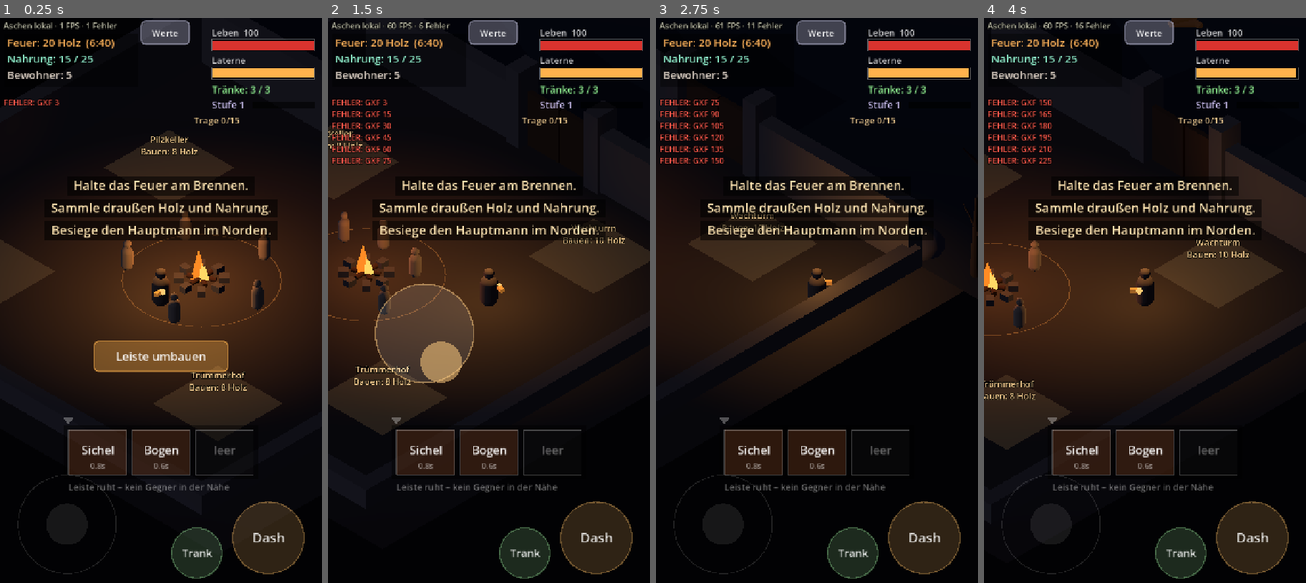
Above: before the commit, frames 1-4 (left to right).
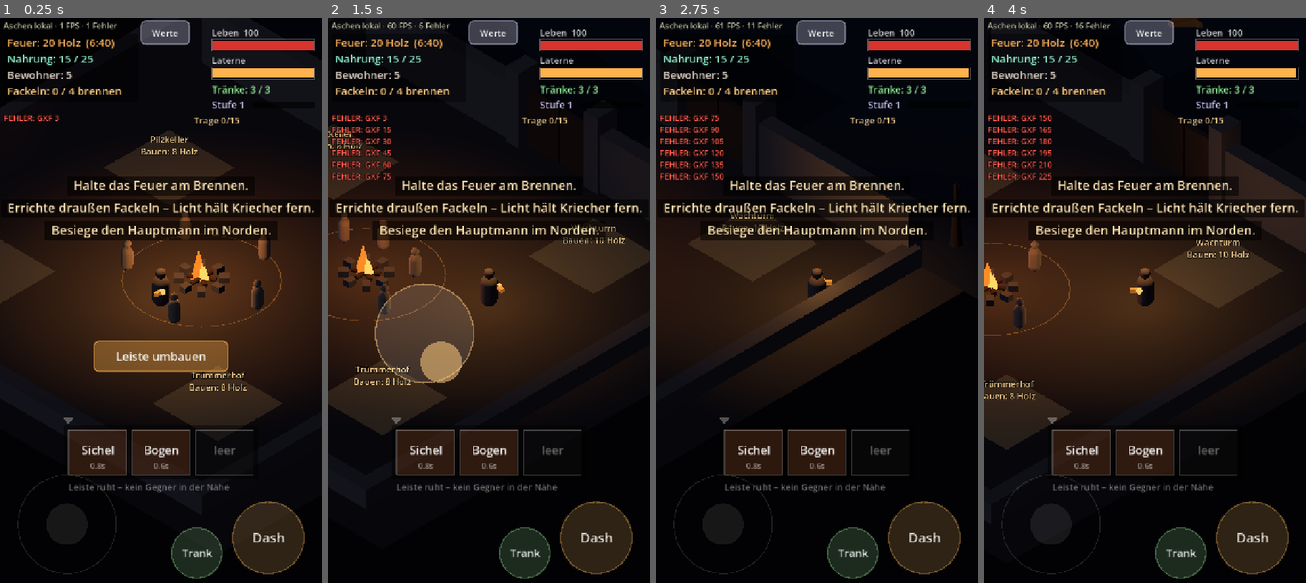
Above: after the commit, the same moments.

Repository: mxbstudio/Ashen
Game: Godot game, scene res://scenes/main.tscn
Two runs of this game, one before a commit and one after it. Both use one fixed random seed, a clock stepped at 60 frames per second and the inputs below.
Inputs (mouse positions are in pixels of both pictures, inside the frame that each line leads up to):
- Up to frame 1 (0.25 s): no input
- Up to frame 2 (1.5 s): move the mouse to (559, 277) at 0.52 s; hold D (move_right) 0.53-1.25 s; tap Space (dash) at 0.6 s; click (559, 277) at 0.67 s; drag from (424, 334) to (472, 419) at 1.27 s
- Up to frame 3 (2.75 s): move the mouse to (849, 176) at 2.02 s; hold D (move_right) from 2.03 s (still down); tap Space (dash) at 2.1 s
- Up to frame 4 (4 s): release D (move_right) at 2.75 s; drag from (1128, 419) to (1048, 221) at 2.77 s; move the mouse to (1241, 390) at 3.52 s; hold A (move_left) from 3.53 s (still down); tap Space (dash) at 3.6 s

The runs differ from the first frame. In frame 1, 1.5% of the frame differs, in the area x 1-98%, y 12-35%; in frame 2, 2.5%; in frame 3, 2.6%; in frame 4, 2.9%, in the area x 1-100%, y 12-36%.

Commit message:
v0.2 Etappe 1: Zonen draußen, Fackelpfähle mit Brennstoff, Lichtfresser löschen Fackeln
Co-Authored-By: Claude Opus 5.5 <noreply@anthropic.com>
Claude-Session: https://claude.ai/code/session_01SBzu791rXorVxCgMuT3STV

Diff:
--- a/project.godot
+++ b/project.godot
@@ -6,7 +6,7 @@
 [application]
 
 config/name="Aschen"
-config/description="Prototyp v0.1 – düsteres isometrisches Action-RPG mit Festungsaufbau"
+config/description="Version v0.2 (in Arbeit) – düsteres isometrisches Action-RPG mit Festungsaufbau"
 run/main_scene="res://scenes/main.tscn"
 config/features=PackedStringArray("4.7", "GL Compatibility")
 boot_splash/bg_color=Color(0, 0, 0, 1)
--- a/scenes/main.tscn
+++ b/scenes/main.tscn
@@ -19,6 +19,7 @@
 [ext_resource type="Script" path="res://scripts/siege.gd" id="17"]
 [ext_resource type="Script" path="res://scripts/ui/travel_button.gd" id="18"]
 [ext_resource type="Script" path="res://scripts/ui/tuning_panel.gd" id="19"]
+[ext_resource type="Script" path="res://scripts/ui/torch_button.gd" id="20"]
 
 [sub_resource type="Environment" id="Env_1"]
 background_mode = 1
@@ -121,6 +122,11 @@
 player = NodePath("../../Player")
 fortress = NodePath("../../Fortress")
 
+[node name="TorchButton" type="Button" parent="UI" node_paths=PackedStringArray("player", "fortress")]
+script = ExtResource("20")
+player = NodePath("../../Player")
+fortress = NodePath("../../Fortress")
+
 [node name="TravelButton" type="Button" parent="UI" node_paths=PackedStringArray("player", "beacon")]
 script = ExtResource("18")
 player = NodePath("../../Player")
--- a/scripts/config.gd
+++ b/scripts/config.gd
@@ -76,6 +76,15 @@
 var beacon_light_time := 1.5       # s daneben stehen zum Entzünden
 var beacon_refill_range := 3.0
 
+# --- Zonen & Fackelpfähle (v0.2) -------------------------------------------
+var torch_build_cost := 4          # Holz zum Errichten (brennt danach mit voller Ladung)
+var torch_max_wood := 4            # so viele Scheite passen hinein
+var torch_seconds_per_wood := 90.0 # s Brenndauer pro Holz (voll = 4 × 90 s = 6 min)
+var torch_light_radius := 8.0      # m – Lichtkreis der Zone, Kriecher meiden ihn
+var torch_drain_lighteater := 8.0  # s Fackel-Brenndauer, die ein Lichtfresser pro Sekunde frisst
+var torch_raid_interval := 45.0    # s – so oft schickt die Dunkelheit einen Lichtfresser zu einer Fackel
+var torch_use_range := 2.6         # m – so nah muss der Hüter ran zum Errichten/Nachlegen
+
 # --- Boss -------------------------------------------------------------------
 var boss_speed := 1.6
 var boss_aggro_range := 15.0       # m – ab dieser Nähe greift er an
--- a/scripts/debug_overlay.gd
+++ b/scripts/debug_overlay.gd
@@ -121,7 +121,7 @@
 	_error_lines = _error_lines.filter(func(e): return not e[2] or e[1] > 0.0)
 	_errors.visible = not _error_lines.is_empty()
 	# unterhalb der Festungsanzeige, damit nichts verdeckt wird
-	_errors.position.y = maxf(_info.position.y + _info.size.y + 4, 175.0)
+	_errors.position.y = maxf(_info.position.y + _info.size.y + 4, 210.0)
 	_errors.size.x = size.x * 0.6
 	var lines := []
 	for e in _error_lines:
--- a/scripts/enemies/lighteater.gd
+++ b/scripts/enemies/lighteater.gd
@@ -1,6 +1,9 @@
 ## Lichtfresser: greift nicht den Hüter an, sondern saugt an der Laterne.
 ## Wird vom Licht angezogen. Während er saugt, sieht man einen hellen Faden zur Laterne.
+## Mit gesetztem torch_target fliegt er stattdessen zu einem Fackelpfahl und saugt ihn leer.
 extends EnemyBase
+
+var torch_target: Node3D = null    # Fackelpfahl, den er löschen will (vom Spawner gesetzt)
 
 var _sucking := false
 var _beam: MeshInstance3D
@@ -61,6 +64,9 @@
 	for i in _wings.size():
 		_wings[i].rotation.z = sin(_t * 14.0) * 0.5 * (1 if i == 0 else -1)
 	model.position.y = sin(_t * 3.0) * 0.12
+	if torch_target and is_instance_valid(torch_target) and torch_target.is_burning():
+		return _think_torch(delta)
+	torch_target = null
 	if not player_available():
 		_set_sucking(false)
 		return Vector3.ZERO
@@ -73,8 +79,21 @@
 	_set_sucking(player.lantern.fuel > 0.0)
 	if _sucking:
 		player.lantern.drain(Config.lighteater_drain * delta)
-		_update_beam()
+		_update_beam(player.lantern.global_position + Vector3(0.35, 1.0, 0.25).rotated(Vector3.UP, player.model.rotation.y))
 	return to_p.normalized().cross(Vector3.UP) * 0.8
+
+
+## Zur Fackel fliegen und daran saugen, bis sie erlischt.
+func _think_torch(delta: float) -> Vector3:
+	var to_t := torch_target.global_position - global_position
+	to_t.y = 0
+	if to_t.length() > 1.6:
+		_set_sucking(false)
+		return to_t.normalized() * speed
+	_set_sucking(true)
+	torch_target.drain(Config.torch_drain_lighteater * delta)
+	_update_beam(torch_target.global_position + Vector3(0, 2.8, 0))
+	return to_t.normalized().cross(Vector3.UP) * 0.6
 
 
 func _set_sucking(on: bool) -> void:
@@ -82,9 +101,9 @@
 	_beam.visible = on
 
 
-func _update_beam() -> void:
+## Faden von ihm zur Lichtquelle (b) ausrichten.
+func _update_beam(b: Vector3) -> void:
 	var a := global_position + Vector3(0, 1.3 + model.position.y, 0)
-	var b: Vector3 = player.lantern.global_position + Vector3(0.35, 1.0, 0.25).rotated(Vector3.UP, player.model.rotation.y)
 	var mid := (a + b) / 2.0
 	var len := a.distance_to(b)
 	# Zylinder zeigt entlang Y -> auf die Verbindungslinie ausrichten und strecken
--- a/scripts/enemy_spawner.gd
+++ b/scripts/enemy_spawner.gd
@@ -1,20 +1,24 @@
 ## Lässt im Gelände immer wieder Gegner erscheinen – im Dunkeln, außer Sichtweite des Hüters.
 ## Höchstens Config.max_enemies gleichzeitig (Leistung im Handy-Browser).
+## Brennen draußen Fackeln, schickt die Dunkelheit ab und zu einen Lichtfresser los, der eine löschen will.
 extends Node3D
 
 const Crawler := preload("res://scripts/enemies/crawler.gd")
 const LightEater := preload("res://scripts/enemies/lighteater.gd")
 const Lost := preload("res://scripts/enemies/lost.gd")
+const WorldScript := preload("res://scripts/world.gd")
 
 @export var player: Node3D
 @export var enabled := true
 
 var _timer := 1.0
+var _raid_timer := 0.0
 var _rng := RandomNumberGenerator.new()
 
 
 func _ready() -> void:
 	_rng.randomize()
+	_raid_timer = Config.torch_raid_interval
 
 
 func alive_count() -> int:
@@ -24,6 +28,7 @@
 func _process(delta: float) -> void:
 	if not enabled or player == null:
 		return
+	_raid_step(delta)
 	_timer -= delta
 	if _timer > 0.0:
 		return
@@ -66,3 +71,36 @@
 			continue   # nicht in der Boss-Arena
 		return p
 	return Vector3.INF
+
+
+## Raubzug: ein Lichtfresser fliegt zu einer zufälligen brennenden Fackel.
+func _raid_step(delta: float) -> void:
+	_raid_timer -= delta
+	if _raid_timer > 0.0:
+		return
+	_raid_timer = Config.torch_raid_interval
+	if alive_count() >= Config.max_enemies:
+		return
+	var lit := []
+	for t in get_tree().get_nodes_in_group("torches"):
+		if t.is_burning():
+			lit.append(t)
+	if lit.is_empty():
+		return
+	var torch: Node3D = lit[_rng.randi() % lit.size()]
+	# Startpunkt: im Dunkeln, ein Stück von der Fackel entfernt, nicht direkt beim Hüter
+	for attempt in 20:
+		var a := _rng.randf() * TAU
+		var p := torch.global_position + Vector3(cos(a), 0, sin(a)) * _rng.randf_range(16.0, 24.0)
+		if not WorldScript.is_outside(p, 2.0) or (absf(p.x) < 8.0 and p.z > -24.0):
+			continue
+		if p.distance_to(player.global_position) < Config.spawn_min_distance:
+			continue
+		if Lights.fixed_source_at(p, 2.0) != null:
+			continue
+		var e: EnemyBase = LightEater.new()
+		e.player = player
+		e.torch_target = torch
+		add_child(e)
+		e.global_position = p
+		return
--- a/scripts/hud.gd
+++ b/scripts/hud.gd
@@ -229,7 +229,7 @@
 		return
 	var x := MARGIN
 	var y := 40.0
-	draw_rect(Rect2(x - 6, y - 4, 300, 118), Color(0, 0, 0, 0.4))
+	draw_rect(Rect2(x - 6, y - 4, 300, 152), Color(0, 0, 0, 0.4))
 	var secs := int(fortress.wood_seconds_left())
 	var low_wood: bool = fortress.wood < 5
 	var blink := 0.5 + 0.5 * sin(_t * 8.0)
@@ -247,6 +247,18 @@
 			HORIZONTAL_ALIGNMENT_LEFT, -1, 24, food_col)
 	draw_string(font, Vector2(x, y + 96), "Bewohner: %d" % fortress.residents.size(),
 			HORIZONTAL_ALIGNMENT_LEFT, -1, 24, Color(0.9, 0.85, 0.8))
+	# Fackeln draußen: wie viele brennen? Rot blinkend, wenn eine angegriffen wird.
+	var burning := 0
+	var total := 0
+	var attacked := false
+	for t in get_tree().get_nodes_in_group("torches"):
+		total += 1
+		if t.is_burning():
+			burning += 1
+			attacked = attacked or t.under_attack()
+	var torch_col := Color(1, 0.8, 0.5) if not attacked else Color(1, 0.25, 0.15).lerp(Color(1, 0.8, 0.5), blink)
+	draw_string(font, Vector2(x, y + 132), "Fackeln: %d / %d brennen%s" % [burning, total, "  !" if attacked else ""],
+			HORIZONTAL_ALIGNMENT_LEFT, -1, 24, torch_col)
 
 
 func _draw_toasts(font: Font) -> void:
@@ -311,6 +323,9 @@
 	var beacon := get_tree().get_first_node_in_group("beacon")
 	if beacon and beacon.lit:
 		_pointer(font, cam, beacon.global_position, "Leuchtfeuer", Color(0.6, 0.8, 1.0))
+	for t in get_tree().get_nodes_in_group("torches"):
+		if t.under_attack():
+			_pointer(font, cam, t.global_position, "Fackel!", Color(1, 0.35, 0.25))
 
 
 func _pointer(font: Font, cam: Camera3D, world: Vector3, label: String, col: Color) -> void:
--- a/scripts/main.gd
+++ b/scripts/main.gd
@@ -16,7 +16,7 @@
 	_spawn_boss()
 	# kurzer Ziel-Hinweis beim Start
 	get_tree().call_group("hud", "toast", "Halte das Feuer am Brennen.", 6.0)
-	get_tree().call_group("hud", "toast", "Sammle draußen Holz und Nahrung.", 6.0)
+	get_tree().call_group("hud", "toast", "Errichte draußen Fackeln – Licht hält Kriecher fern.", 6.0)
 	get_tree().call_group("hud", "toast", "Besiege den Hauptmann im Norden.", 6.0)
 
 
@@ -52,6 +52,7 @@
 	# und die nächste Belagerung rückt näher.
 	fortress.advance(Config.death_time_loss)
 	siege.advance(Config.death_time_loss)
+	get_tree().call_group("torches", "advance", Config.death_time_loss)
 	get_tree().call_group("hud", "toast", "%d Sekunden sind vergangen" % int(Config.death_time_loss))
 
 
--- a/scripts/resource_node.gd
+++ b/scripts/resource_node.gd
@@ -3,6 +3,7 @@
 extends Node3D
 
 @export var kind := "wood"         # "wood" oder "food"
+@export var zone_id := ""          # zu welcher Zone die Fundstelle gehört ("" = keine)
 
 var amount := 0
 var _regrow := 0.0
--- /dev/null
+++ b/scripts/ui/torch_button.gd
@@ -0,0 +1,78 @@
+## Knopf am Fackelpfahl: "Fackelpfahl errichten" bzw. "Holz nachlegen".
+## Erscheint, wenn der Hüter direkt neben einem Fackelplatz steht.
+## Holz kommt zuerst aus der Trage, der Rest aus dem Lager der Festung
+## (das letzte Holz im Lager bleibt immer fürs Feuer).
+extends Button
+
+@export var player: Node3D
+@export var fortress: Node3D
+
+var _target: Node3D = null
+var _cost := 0
+
+
+func _ready() -> void:
+	add_to_group("touch_blockers")
+	focus_mode = Control.FOCUS_NONE
+	custom_minimum_size = Vector2(440, 90)
+	add_theme_font_size_override("font_size", 24)
+	add_theme_stylebox_override("normal", UiStyle.box(Color(0.9, 0.6, 0.25, 0.4), Color(1, 0.75, 0.4)))
+	add_theme_stylebox_override("pressed", UiStyle.box(Color(0.9, 0.6, 0.25, 0.8), Color.WHITE, 3))
+	add_theme_stylebox_override("hover", UiStyle.box(Color(0.9, 0.6, 0.25, 0.5), Color(1, 0.75, 0.4)))
+	add_theme_stylebox_override("disabled", UiStyle.box(Color(0.3, 0.3, 0.3, 0.5), Color(0.6, 0.6, 0.6)))
+	add_theme_stylebox_override("focus", StyleBoxEmpty.new())
+	pressed.connect(_on_pressed)
+	visible = false
+
+
+## Wie viel Holz steht gerade zur Verfügung (Trage + Lager ohne das letzte Scheit)?
+func _wood_available() -> int:
+	return player.carry["wood"] + maxi(int(fortress.wood) - 1, 0)
+
+
+## Wichtig: Sichtbarkeit nur EINMAL pro Bild setzen – sonst geht ein Fingertipp verloren.
+func _process(_delta: float) -> void:
+	_target = null
+	if player.is_alive() and not get_tree().paused:
+		var p := Vector2(player.global_position.x, player.global_position.z)
+		for t in get_tree().get_nodes_in_group("torches"):
+			if p.distance_to(Vector2(t.global_position.x, t.global_position.z)) < Config.torch_use_range:
+				_target = t
+				break
+	var show := _target != null
+	if _target:
+		var have := _wood_available()
+		if not _target.built:
+			_cost = Config.torch_build_cost
+			text = "Fackelpfahl errichten (%d Holz)\n%s" % [_cost,
+					"macht %s hell" % _target.zone_name if have >= _cost else "Nicht genug Holz (Trage + Lager)"]
+		else:
+			_cost = 1
+			var s := int(_target.fuel)
+			if _target.wood_space() <= 0:
+				text = "Fackel ist voll  (%d:%02d)" % [s / 60, s % 60]
+			elif _target.is_burning():
+				text = "Holz nachlegen (1 Holz)\n+%d s · jetzt %d:%02d" % [int(Config.torch_seconds_per_wood), s / 60, s % 60]
+			else:
+				text = "Fackel entzünden (1 Holz)"
+			if have < _cost:
+				text += "\nNicht genug Holz (Trage + Lager)"
+		disabled = have < _cost or (_target.built and _target.wood_space() <= 0)
+		var vp := get_viewport_rect().size
+		size = custom_minimum_size
+		position = Vector2((vp.x - size.x) / 2.0, vp.y - 580.0)
+	if visible != show:
+		visible = show
+
+
+func _on_pressed() -> void:
+	if _target == null or _wood_available() < _cost:
+		return
+	# erst aus der Trage, dann aus dem Lager
+	var from_carry := mini(player.carry["wood"], _cost)
+	player.carry["wood"] -= from_carry
+	fortress.wood -= _cost - from_carry
+	if _target.built:
+		_target.add_wood(_cost)
+	else:
+		_target.build()
--- a/scripts/ui/tuning_panel.gd
+++ b/scripts/ui/tuning_panel.gd
@@ -15,6 +15,10 @@
 	["Feuer: Sekunden pro Holz", "fire_seconds_per_wood", 5, 60, 5, ""],
 	["Nahrung: Sekunden pro Bewohner", "food_seconds_per_person", 20, 180, 10, ""],
 	["Laterne: Brenndauer s", "lantern_burn_time", 60, 480, 20, ""],
+	["Fackel: Holz zum Errichten", "torch_build_cost", 1, 15, 1, ""],
+	["Fackel: Sekunden pro Holz", "torch_seconds_per_wood", 20, 300, 10, ""],
+	["Fackel: Lichtradius m", "torch_light_radius", 4, 14, 1, ""],
+	["Lichtfresser-Raubzug alle … s", "torch_raid_interval", 15, 240, 15, ""],
 	["Max. Gegner gleichzeitig", "max_enemies", 4, 30, 2, "Leistung!"],
 	["Nachschub alle … s", "spawn_interval", 1.0, 10.0, 0.5, ""],
 	["Kriecher-Schaden", "crawler_damage", 1, 20, 1, "neue Gegner"],
--- a/scripts/world.gd
+++ b/scripts/world.gd
@@ -14,11 +14,7 @@
 const BOSS_POS := Vector3(0, 0, -80)
 
 const ResourceScript := preload("res://scripts/resource_node.gd")
-const WOOD_SPOTS := [Vector3(-8, 0, -20), Vector3(9, 0, -24), Vector3(-18, 0, -30), Vector3(20, 0, -34),
-		Vector3(-5, 0, -38), Vector3(12, 0, -46), Vector3(-22, 0, -50), Vector3(4, 0, -58),
-		Vector3(-12, 0, -66), Vector3(18, 0, -70)]
-const FOOD_SPOTS := [Vector3(-14, 0, -22), Vector3(24, 0, -26), Vector3(22, 0, -44),
-		Vector3(-7, 0, -53), Vector3(14, 0, -62), Vector3(-24, 0, -72)]
+const TorchScript := preload("res://scripts/zones/torch_post.gd")
 
 var _rock_mat := StandardMaterial3D.new()
 var _tree_mat := StandardMaterial3D.new()
@@ -33,27 +29,51 @@
 	_make_bounds()
 	_make_fort_walls()
 	_make_resources()
+	_make_torches()
 	_make_obstacles()
 
 
+## Fundstellen: die meisten gehören zu einer Zone (siehe zones/zone_defs.gd).
 func _make_resources() -> void:
-	for p in WOOD_SPOTS:
-		_resource(p, "wood")
-	for p in FOOD_SPOTS:
-		_resource(p, "food")
-
-
-func _resource(p: Vector3, kind: String) -> void:
+	for z in ZoneDefs.ZONES:
+		for p in z["wood"]:
+			_resource(p, "wood", z["id"])
+		for p in z["food"]:
+			_resource(p, "food", z["id"])
+	for p in ZoneDefs.LOOSE_WOOD:
+		_resource(p, "wood", "")
+	for p in ZoneDefs.LOOSE_FOOD:
+		_resource(p, "food", "")
+
+
+func _resource(p: Vector3, kind: String, zone_id: String) -> void:
 	var n := Node3D.new()
 	n.set_script(ResourceScript)
 	n.kind = kind
+	n.zone_id = zone_id
 	n.position = p
 	add_child(n)
 
 
+## Ein Fackelpfahl-Platz pro Zone (außer der Leuchtfeuer-Zone).
+func _make_torches() -> void:
+	for z in ZoneDefs.ZONES:
+		if z["torch"] == null:
+			continue
+		var t := Node3D.new()
+		t.set_script(TorchScript)
+		t.zone_id = z["id"]
+		t.zone_name = z["name"]
+		t.position = z["torch"]
+		add_child(t)
+
+
 func _near_resource(p: Vector3) -> bool:
-	for s in WOOD_SPOTS + FOOD_SPOTS:
+	for s in ZoneDefs.all_spots():
 		if p.distance_to(s) < 3.5:
+			return true
+	for s in ZoneDefs.torch_spots():
+		if p.distance_to(s) < 3.0:
 			return true
 	return false
 
--- /dev/null
+++ b/scripts/zones/torch_post.gd
@@ -0,0 +1,255 @@
+## Fackelpfahl: macht eine Zone draußen hell.
+## Ablauf: leerer Platz -> Hüter errichtet ihn (kostet Holz) -> brennt mit eigenem Brennstoff.
+## Holz nachlegen verlängert die Brenndauer. Lichtfresser können ihn leer saugen -> erlischt.
+## Brennt er, meiden Kriecher die Zone (über Lights.fixed_source_at, wie beim Feuer).
+extends Node3D
+
+@export var zone_id := ""
+@export var zone_name := "Zone"
+
+var built := false                 # Pfahl steht schon
+var fuel := 0.0                    # Sekunden Brenndauer übrig
+var _attacked_t := 0.0             # > 0: ein Lichtfresser saugt gerade daran
+var _warned_low := false
+var _warn_cd := 0.0                # damit die Warnung nicht ständig kommt
+var _label_t := 0.0
+var _t := 0.0
+var _pole: Node3D
+var _flame: MeshInstance3D
+var _light: OmniLight3D
+var _ring: MeshInstance3D
+var _plot: MeshInstance3D
+var _label: Label3D
+
+
+func _ready() -> void:
+	add_to_group("torches")
+	_build_visuals()
+	Lights.register(self)
+	_update_visuals()
+
+
+func _exit_tree() -> void:
+	Lights.unregister(self)
+
+
+func is_burning() -> bool:
+	return built and fuel > 0.0
+
+
+func max_fuel() -> float:
+	return Config.torch_seconds_per_wood * Config.torch_max_wood
+
+
+## Wie viel Holz passt gerade hinein (nur ganze Scheite)?
+func wood_space() -> int:
+	return int(floor((max_fuel() - fuel) / Config.torch_seconds_per_wood + 0.001))
+
+
+## Lichtradius: schrumpft in den letzten 30 Sekunden.
+func get_light_radius() -> float:
+	if not is_burning():
+		return 0.0
+	return Config.torch_light_radius * lerpf(0.6, 1.0, clampf(fuel / 30.0, 0.0, 1.0))
+
+
+## Feste Lichtquelle, füllt aber die Laterne nicht auf (das kann nur Feuer/Leuchtfeuer).
+func can_refill_at(_pos: Vector3) -> bool:
+	return false
+
+
+func under_attack() -> bool:
+	return _attacked_t > 0.0
+
+
+## Errichten: Pfahl steht, brennt sofort mit voller Ladung.
+func build() -> void:
+	built = true
+	fuel = max_fuel()
+	_warned_low = false
+	Sfx.play("ignite", 0.0, 0.0)
+	_toast("Fackel %s brennt – die Zone ist hell" % zone_name)
+	_update_visuals()
+
+
+## Holz nachlegen (auch zum Wieder-Entzünden, wenn sie erloschen ist).
+func add_wood(n: int) -> void:
+	var was_out := not is_burning()
+	fuel = minf(fuel + n * Config.torch_seconds_per_wood, max_fuel())
+	_warned_low = false
+	Sfx.play("ignite" if was_out else "pickup", 0.0, 0.0)
+	if was_out:
+		_toast("Fackel %s brennt wieder" % zone_name)
+	_update_visuals()
+
+
+## Brennstoff abziehen (Lichtfresser).
+func drain(seconds: float) -> void:
+	if not is_burning():
+		return
+	_attacked_t = 0.5
+	if _warn_cd <= 0.0:
+		_warn_cd = 12.0
+		_toast("Ein Lichtfresser frisst an der Fackel %s!" % zone_name)
+	_burn(seconds)
+
+
+## Zeit vergehen lassen (normal jedes Bild; beim Tod des Hüters 60 s auf einmal).
+func advance(dt: float) -> void:
+	if is_burning():
+		_burn(dt)
+
+
+func _burn(seconds: float) -> void:
+	fuel = maxf(fuel - seconds, 0.0)
+	if fuel <= 0.0:
+		_toast("Fackel %s ist erloschen – die Zone ist dunkel" % zone_name)
+		Sfx.play("death", -8.0)
+		_update_visuals()
+	elif fuel < 30.0 and not _warned_low:
+		_warned_low = true
+		_toast("Fackel %s brennt bald aus" % zone_name)
+
+
+func _toast(text: String) -> void:
+	get_tree().call_group("hud", "toast", text)
+
+
+func _process(delta: float) -> void:
+	_t += delta
+	_attacked_t -= delta
+	_warn_cd -= delta
+	advance(delta)
+	if is_burning():
+		var f := sin(_t * 10.0) * 0.08 + sin(_t * 23.0) * 0.05
+		if under_attack():
+			f += sin(_t * 31.0) * 0.25   # zuckt, wenn daran gesaugt wird
+		var r := get_light_radius()
+		_light.omni_range = r * 1.25 * (1.0 + f * 0.3)
+		_light.light_energy = 1.7 * (1.0 + f)
+		_flame.scale = Vector3(1, 1.0 + f * 2.0, 1) * (r / Config.torch_light_radius)
+		_ring.scale = Vector3(r, 1, r)
+	# Beschriftung nur 2× pro Sekunde erneuern (spart Leistung)
+	_label_t -= delta
+	if _label_t <= 0.0:
+		_label_t = 0.5
+		_update_label()
+
+
+func _update_visuals() -> void:
+	_pole.visible = built
+	_plot.visible = not built
+	_flame.visible = is_burning()
+	_light.visible = is_burning()
+	_ring.visible = is_burning()
+	_update_label()
+
+
+func _update_label() -> void:
+	if not built:
+		_label.text = "%s\nFackelpfahl: %d Holz" % [zone_name, Config.torch_build_cost]
+		_label.modulate = Color(1, 0.8, 0.5, 0.75)
+	elif is_burning():
+		var s := int(fuel)
+		_label.text = "%s\nFackel %d:%02d" % [zone_name, s / 60, s % 60]
+		_label.modulate = Color(1, 0.4, 0.3, 0.95) if under_attack() or fuel < 30.0 else Color(1, 0.85, 0.55, 0.85)
+	else:
+		_label.text = "%s\nFackel erloschen" % zone_name
+		_label.modulate = Color(0.7, 0.7, 0.8, 0.8)
+
+
+func _build_visuals() -> void:
+	# Bauplatz: schwacher Kreis am Boden
+	_plot = MeshInstance3D.new()
+	var pm := CylinderMesh.new()
+	pm.top_radius = 1.2
+	pm.bottom_radius = 1.2
+	pm.height = 0.02
+	pm.radial_segments = 16
+	_plot.mesh = pm
+	var plot_mat := StandardMaterial3D.new()
+	plot_mat.shading_mode = BaseMaterial3D.SHADING_MODE_UNSHADED
+	plot_mat.transparency = BaseMaterial3D.TRANSPARENCY_ALPHA
+	plot_mat.albedo_color = Color(1, 0.8, 0.5, 0.15)
+	_plot.material_override = plot_mat
+	_plot.position.y = 0.02
+	add_child(_plot)
+	# Pfahl mit Schale
+	_pole = Node3D.new()
+	add_child(_pole)
+	var wood := StandardMaterial3D.new()
+	wood.albedo_color = Color(0.3, 0.2, 0.13)
+	var post := MeshInstance3D.new()
+	var cm := CylinderMesh.new()
+	cm.top_radius = 0.1
+	cm.bottom_radius = 0.16
+	cm.height = 2.4
+	cm.radial_segments = 6
+	post.mesh = cm
+	post.material_override = wood
+	post.position.y = 1.2
+	_pole.add_child(post)
+	var bowl := MeshInstance3D.new()
+	var bm := CylinderMesh.new()
+	bm.top_radius = 0.32
+	bm.bottom_radius = 0.15
+	bm.height = 0.25
+	bm.radial_segments = 6
+	bowl.mesh = bm
+	bowl.material_override = wood
+	bowl.position.y = 2.45
+	_pole.add_child(bowl)
+	var body := StaticBody3D.new()
+	var shape := CollisionShape3D.new()
+	var cs := CylinderShape3D.new()
+	cs.radius = 0.3
+	cs.height = 2.0
+	shape.shape = cs
+	shape.position.y = 1.0
+	body.add_child(shape)
+	_pole.add_child(body)
+	# Flamme
+	_flame = MeshInstance3D.new()
+	var cone := CylinderMesh.new()
+	cone.top_radius = 0.0
+	cone.bottom_radius = 0.28
+	cone.height = 0.7
+	cone.radial_segments = 6
+	_flame.mesh = cone
+	var fm := StandardMaterial3D.new()
+	fm.shading_mode = BaseMaterial3D.SHADING_MODE_UNSHADED
+	fm.albedo_color = Color(1, 0.6, 0.2)
+	_flame.material_override = fm
+	_flame.position.y = 2.9
+	add_child(_flame)
+	# Licht (ohne Schatten, spart Leistung)
+	_light = OmniLight3D.new()
+	_light.light_color = Color(1, 0.62, 0.32)
+	_light.omni_attenuation = 0.7
+	_light.shadow_enabled = false
+	_light.position.y = 3.2
+	add_child(_light)
+	# Rand der hellen Zone als schwacher Ring (Größe = 1 m, wird skaliert)
+	_ring = MeshInstance3D.new()
+	var torus := TorusMesh.new()
+	torus.inner_radius = 0.985
+	torus.outer_radius = 1.0
+	torus.rings = 40
+	torus.ring_segments = 3
+	_ring.mesh = torus
+	var ring_mat := StandardMaterial3D.new()
+	ring_mat.shading_mode = BaseMaterial3D.SHADING_MODE_UNSHADED
+	ring_mat.transparency = BaseMaterial3D.TRANSPARENCY_ALPHA
+	ring_mat.albedo_color = Color(1, 0.6, 0.25, 0.25)
+	_ring.material_override = ring_mat
+	_ring.position.y = 0.03
+	add_child(_ring)
+	# Beschriftung
+	_label = Label3D.new()
+	_label.billboard = BaseMaterial3D.BILLBOARD_ENABLED
+	_label.fixed_size = true
+	_label.pixel_size = 0.0009
+	_label.font_size = 30
+	_label.outline_size = 10
+	_label.position.y = 3.6
+	add_child(_label)
--- /dev/null
+++ b/scripts/zones/zone_defs.gd
@@ -0,0 +1,42 @@
+## Die Zonen draußen (nur Daten, keine Logik).
+## Jede Zone hat einen Platz für einen Fackelpfahl und ein paar Fundstellen in seinem Lichtkreis.
+## Die Zone "Leuchtfeuer" nutzt das vorhandene Leuchtfeuer statt eines Fackelpfahls.
+## Später (Etappe 2) arbeiten Bewohner nur in Zonen, die hell sind.
+class_name ZoneDefs
+extends RefCounted
+
+## name: Anzeigename · torch: Platz des Fackelpfahls (null = Leuchtfeuer-Zone)
+## wood / food: Fundstellen in dieser Zone
+const ZONES := [
+	{"id": "west", "name": "Westsenke", "torch": Vector3(-17, 0, -25),
+		"wood": [Vector3(-20, 0, -29), Vector3(-12, 0, -28)], "food": [Vector3(-15, 0, -20)]},
+	{"id": "east", "name": "Osthain", "torch": Vector3(18, 0, -27),
+		"wood": [Vector3(21, 0, -31), Vector3(14, 0, -31)], "food": [Vector3(22, 0, -23)]},
+	{"id": "beacon", "name": "Leuchtfeuer", "torch": null,
+		"wood": [Vector3(-5, 0, -45), Vector3(5, 0, -55)], "food": [Vector3(-6, 0, -54)]},
+	{"id": "moor", "name": "Pilzmoor", "torch": Vector3(-20, 0, -62),
+		"wood": [Vector3(-22, 0, -57)], "food": [Vector3(-23, 0, -66), Vector3(-16, 0, -65)]},
+	{"id": "north", "name": "Nordwald", "torch": Vector3(19, 0, -60),
+		"wood": [Vector3(16, 0, -64), Vector3(22, 0, -56)], "food": [Vector3(15, 0, -56)]},
+]
+
+## Fundstellen, die zu keiner Zone gehören (liegen im Dunkeln, z. B. vor dem Tor).
+const LOOSE_WOOD := [Vector3(-8, 0, -20)]
+const LOOSE_FOOD := []
+
+
+## Alle Fundstellen-Positionen (für die Lichtungen im Wald).
+static func all_spots() -> Array:
+	var out := LOOSE_WOOD + LOOSE_FOOD
+	for z in ZONES:
+		out += z["wood"] + z["food"]
+	return out
+
+
+## Alle Fackelplätze (für die Lichtungen im Wald).
+static func torch_spots() -> Array:
+	var out := []
+	for z in ZONES:
+		if z["torch"] != null:
+			out.append(z["torch"])
+	return out
Not shown: 1 places in scenes/main.tscn that only renumber resources
Not shown, added: scripts/ui/torch_button.gd.uid
Not shown, added: scripts/zones/torch_post.gd.uid
Not shown, added: scripts/zones/zone_defs.gd.uid
Not shown, changed: FORTSCHRITT.md
